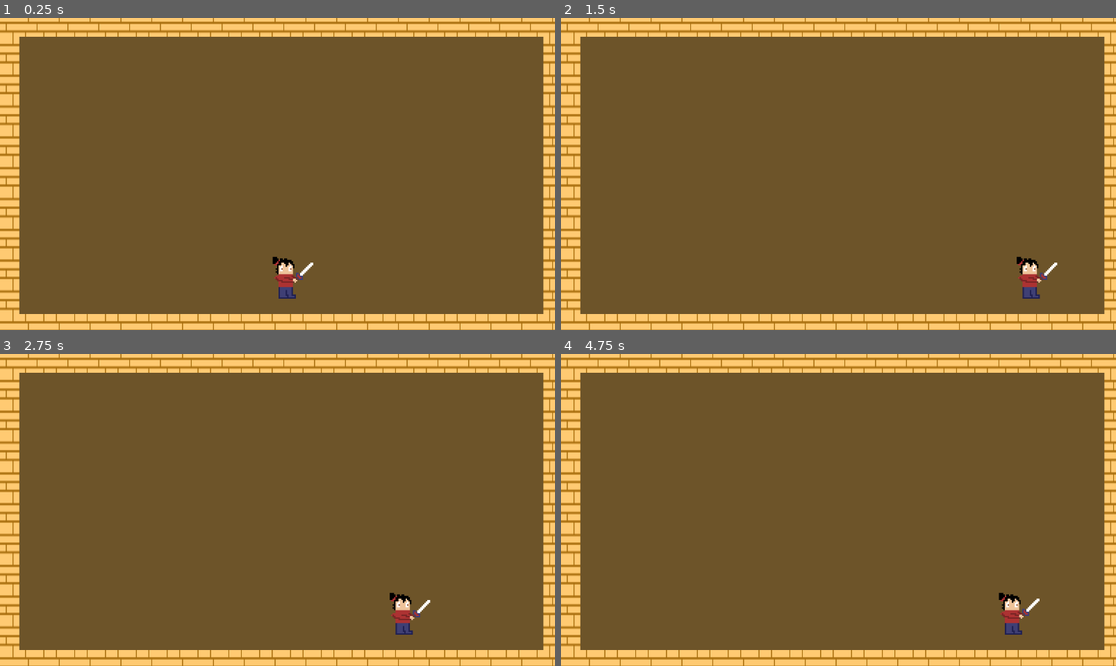
Above: before the commit, frames 1-4 (two rows, left to right).
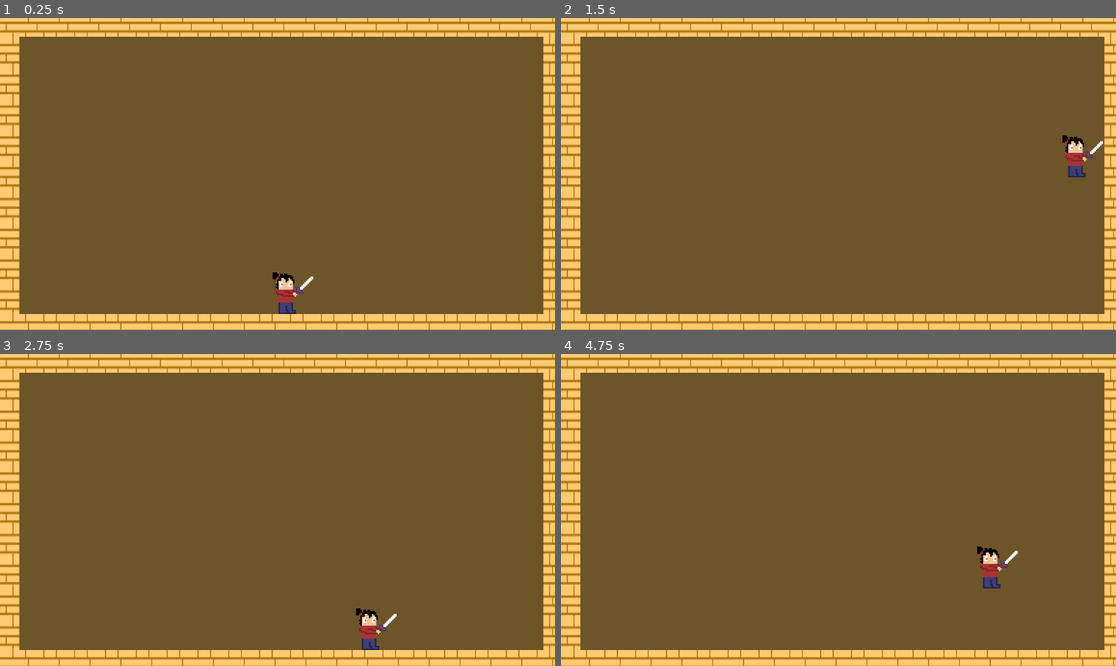
Above: after the commit, the same moments.

Repository: J-Abitria/crimson-jam-26
Game: Godot game, scene res://battleground.tscn
Same seed, same stepped clock (60 frames per second), same inputs: the game is played once before the commit and once after it.
Inputs:
- Up to frame 1 (0.25 s): no input
- Up to frame 2 (1.5 s): hold Z (jump) 0.53-1.28 s; hold Right (move_right) from 0.53 s (still down); tap Down (aim_down) at 1.35 s
- Up to frame 3 (2.75 s): tap Z (jump) at 1.52, 1.55, 1.82 s; release Right (move_right) at 2.03 s; hold Left (move_left) from 2.03 s (still down); hold Z (jump) from 2.03 s (still down); tap Up (aim_up) at 2.1 s
- Up to frame 4 (4.75 s): release Left (move_left) at 2.78 s; release Z (jump) at 2.78 s; hold Right (move_right) 2.78-4.28 s; tap Z (jump) at 2.85, 3.02, 3.32, 4.52, 4.55 s; hold Z (jump) 3.53-4.28 s; tap Down (aim_down) at 3.6 s; hold Left (move_left) from 4.28 s (still down); tap Up (aim_up) at 4.35 s

The runs differ from the first frame. In frame 1, 0.7% of the frame differs, in the area x 49-57%, y 76-95%; in frame 2, 0.9%; in frame 3, 0.9%; in frame 4, 0.9%, in the area x 74-87%, y 61-90%.

Commit message:
Added jumping and fast fall.

Diff:
--- a/unleash-beast/Assets/Scripts/player.gd
+++ b/unleash-beast/Assets/Scripts/player.gd
@@ -7,11 +7,14 @@
 	RIGHT
 }
 
-@export var speed = 400
+@export var speed = 500
+@export var jump_speed = -800
 
 @onready var animation_sprite = $AnimatedSprite2D
 @onready var attack_direction = AttackDirection.RIGHT
 @onready var previous_direction = attack_direction
+
+var gravity = ProjectSettings.get_setting("physics/2d/default_gravity")
 
 func _ready():
 	animation_sprite.play("idle")
@@ -20,15 +23,24 @@
 	get_aiming_input()
 	log_attack_direction()
 
-func _physics_process(_delta: float) -> void:
+func _physics_process(delta: float) -> void:
 	get_movement_input()
+
+	if not is_on_floor():
+		var gravityMultiplier = 3 if not Input.is_action_pressed("jump") or velocity.y > 0 else 1
+		velocity.y += gravityMultiplier * gravity * delta
+
+
+	if Input.is_action_just_pressed("jump") and is_on_floor():
+		velocity.y = jump_speed
+
 	move_and_slide()
 
 func get_movement_input():
-	var input_direction = Vector2(Input.get_axis("move_left", "move_right"), 0)
+	var input_direction = Input.get_axis("move_left", "move_right")
 
 	# Uses in the in-built character velocity to determine the direction the player should move.
-	velocity = input_direction * speed
+	velocity.x = input_direction * speed
 
 func get_aiming_input():
 	var vertical_aim = Input.get_axis("aim_down", "aim_up")
--- a/unleash-beast/battleground.tscn
+++ b/unleash-beast/battleground.tscn
@@ -57,9 +57,9 @@
 texture_filter = 1
 sprite_frames = SubResource("SpriteFrames_yf5fn")
 animation = &"idle"
-frame_progress = 0.48174694
+frame_progress = 0.90638953
 
 [node name="CollisionShape2D" type="CollisionShape2D" parent="Player" unique_id=1313480017]
-position = Vector2(-6.9999995, 2.6666665)
+position = Vector2(-6.9999995, 3.333333)
 scale = Vector2(0.41362867, 0.8533301)
 shape = SubResource("CapsuleShape2D_g4v7s")
